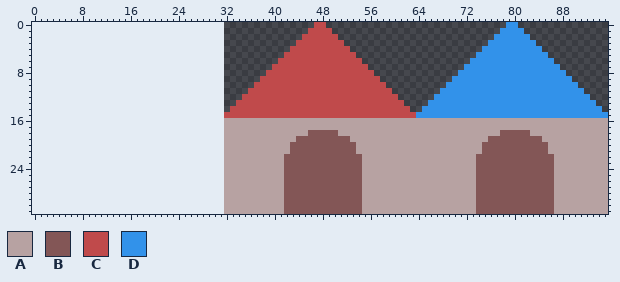
One commit to this pixel-art file: assets/entity/building/buildingCollections.aseprite. The picture above was drawn from the file before the commit.
64x32 pixels, 1 frame. The old version is drawn lined up with the new one, on the new canvas.
Palette (. is transparent): A #b7a2a2  B #835656  C #c04a4b  D #3292ea
Pixels before (only the part around the change), first column x 0:
 0 .............................................
 1 .............................................
 2 .............................................
 3 ............................................C
 4 ...........................................CC
 5 ..........................................CCC
 6 .........................................CCCC
 7 ........................................CCCCC
 8 .......................................CCCCCC
 9 ......................................CCCCCCC
10 .....................................CCCCCCCC
11 ....................................CCCCCCCCC
12 ...................................CCCCCCCCCC
13 ..................................CCCCCCCCCCC
14 .................................CCCCCCCCCCCC
15 ................................CCCCCCCCCCCCC
16 ................................AAAAAAAAAAAAA
17 ................................AAAAAAAAAAAAA
18 ................................AAAAAAAAAAAAA
19 ................................AAAAAAAAAAAAB
20 ................................AAAAAAAAAAABB
21 ................................AAAAAAAAAAABB
22 ................................AAAAAAAAAABBB
23 ................................AAAAAAAAAABBB
24 ................................AAAAAAAAAABBB
25 ................................AAAAAAAAAABBB
26 ................................AAAAAAAAAABBB
27 ................................AAAAAAAAAABBB
28 ................................AAAAAAAAAABBB
29 ................................AAAAAAAAAABBB
30 ................................AAAAAAAAAABBB
31 ................................AAAAAAAAAABBB
New version:
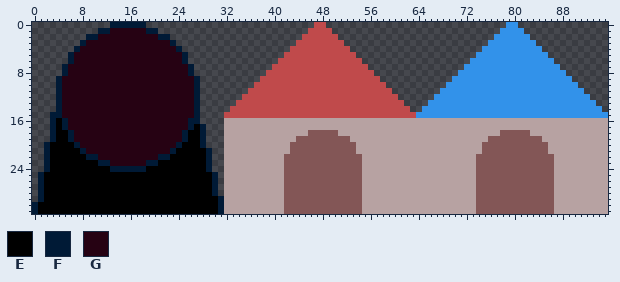
Colours new in this view: E #000000  F #001a36  G #260213
Change:
canvas 64x32 -> 96x32, the old top-left corner now at 32,0
Changed rows in their new state; - is an unchanged pixel.
first column x 0:
 0 -------------FFFFFF-------------
 1 -----------FFGGGGGGFF-----------
 2 ---------FFGGGGGGGGGGFF---------
 3 --------FGGGGGGGGGGGGGGF--------
 4 -------FGGGGGGGGGGGGGGGGF-------
 5 ------FGGGGGGGGGGGGGGGGGGF------
 6 ------FGGGGGGGGGGGGGGGGGGF------
 7 -----FGGGGGGGGGGGGGGGGGGGGF-----
 8 -----FGGGGGGGGGGGGGGGGGGGGF-----
 9 ----FGGGGGGGGGGGGGGGGGGGGGGF----
10 ----FGGGGGGGGGGGGGGGGGGGGGGF----
11 ----FGGGGGGGGGGGGGGGGGGGGGGF----
12 ----FGGGGGGGGGGGGGGGGGGGGGGF----
13 ----FGGGGGGGGGGGGGGGGGGGGGGF----
14 ----FGGGGGGGGGGGGGGGGGGGGGGF----
15 ---FFGGGGGGGGGGGGGGGGGGGGGGF----
16 ---FEFGGGGGGGGGGGGGGGGGGGGFF----
17 ---FEFGGGGGGGGGGGGGGGGGGGGFEF---
18 ---FEEFGGGGGGGGGGGGGGGGGGFEEF---
19 ---FEEFGGGGGGGGGGGGGGGGGGFEEF---
20 --FEEEEFGGGGGGGGGGGGGGGGFEEEF---
21 --FEEEEEFGGGGGGGGGGGGGGFEEEEEF--
22 --FEEEEEEFFGGGGGGGGGGFFEEEEEEF--
23 --FEEEEEEEEFFGGGGGGFFEEEEEEEEF--
24 --FEEEEEEEEEEFFFFFFEEEEEEEEEEF--
25 -FEEEEEEEEEEEEEEEEEEEEEEEEEEEEF-
26 -FEEEEEEEEEEEEEEEEEEEEEEEEEEEEF-
27 -FEEEEEEEEEEEEEEEEEEEEEEEEEEEEF-
28 -FEEEEEEEEEEEEEEEEEEEEEEEEEEEEF-
29 -FEEEEEEEEEEEEEEEEEEEEEEEEEEEEEF
30 FEEEEEEEEEEEEEEEEEEEEEEEEEEEEEEF
31 FEEEEEEEEEEEEEEEEEEEEEEEEEEEEEEF
Pixel boxes of the changes (left, top, right, bottom) in both pictures:
added: (32, 22, 224, 214)
